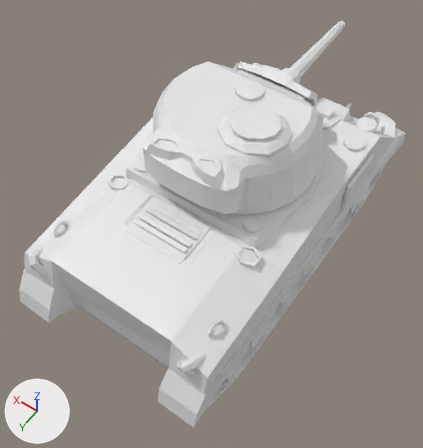
The glTF model web/public/pezzi/sicily_us_armor_0.glb: old version first, new version second.
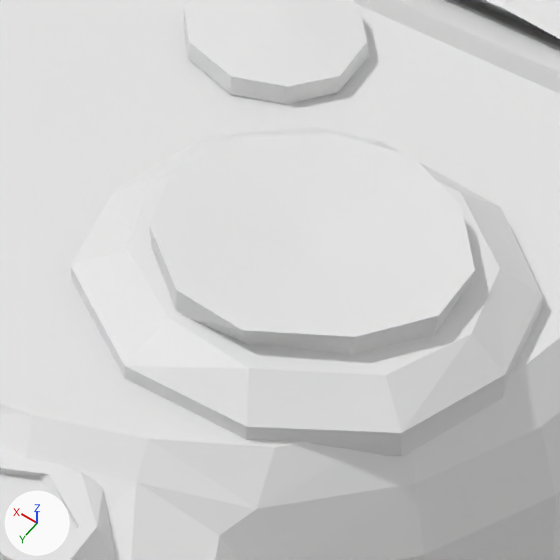
Each version appears first whole from a 50 mm lens placed at (-0.538, 0.846, 1.363), pointed at (-0.008, 0.105, 0.197), and next in a close-up on the part from 49% to 70% of the width and 19% to 39% of the height. Lighting does not change. The marker at lower left points along +X, +Y and +Z. The last two pictures show the newer version. Materials are left out; every surface is plain grey. Vertices at exactly the same position are counted once.

Objects in the first close-up: 'geometry_0'.
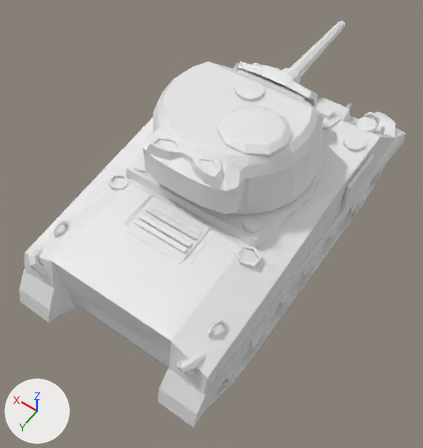
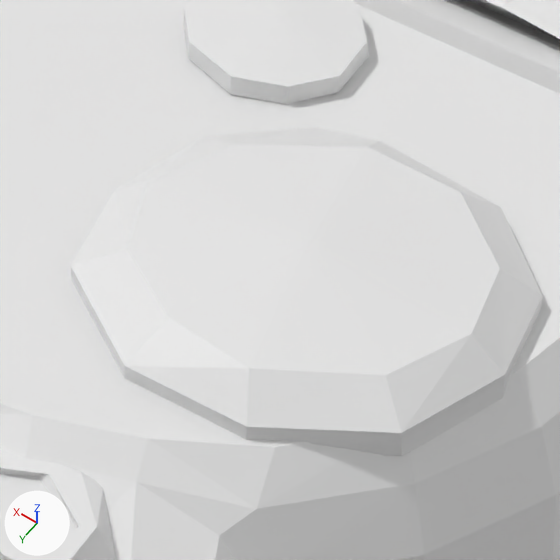
The newer file is also rescaled (x1.007) as a whole; pictures and numbers use the older file's frame.

Boxes [x1, y1, x2, y2] around the edits, measured in the close-ups (560 x 560 px):
part 1 of me_geometry_0, deleted
    before: [150, 133, 475, 356]

What changed in the scene script:
```text
Change me_geometry_0:
    used by ob_geometry_0; location = (0.0, 0.0, 0.0)
    remove me_geometry_0.from_pydata(...)  # 2183 vertices, 4024 faces; spans x -0.268..0.268, y -0.524..0.524, z 0.0..0.535
    add me_geometry_0.from_pydata(...)  # 2160 vertices, 3980 faces; spans x -0.268..0.268, y -0.524..0.524, z 0.0..0.531
    me_geometry_0 part 1
    23 vertices are removed from x -0.135..-0.024, y -0.003..0.1, z 0.524..0.535
    44 faces are deleted
```
